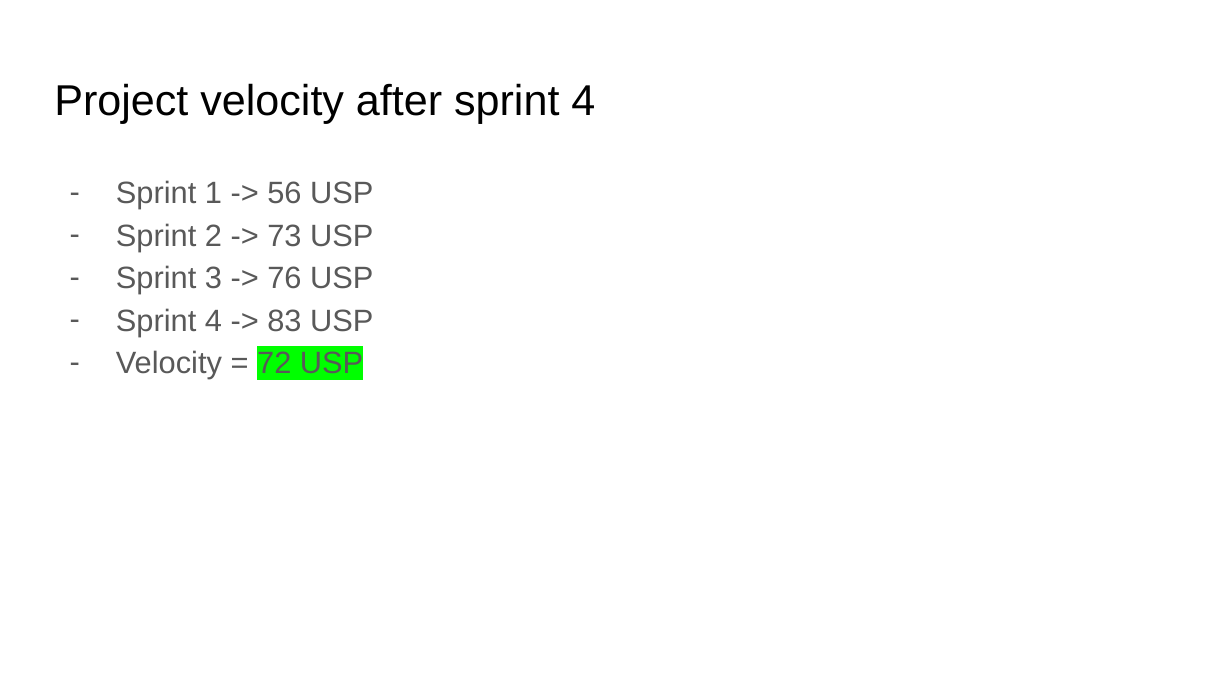
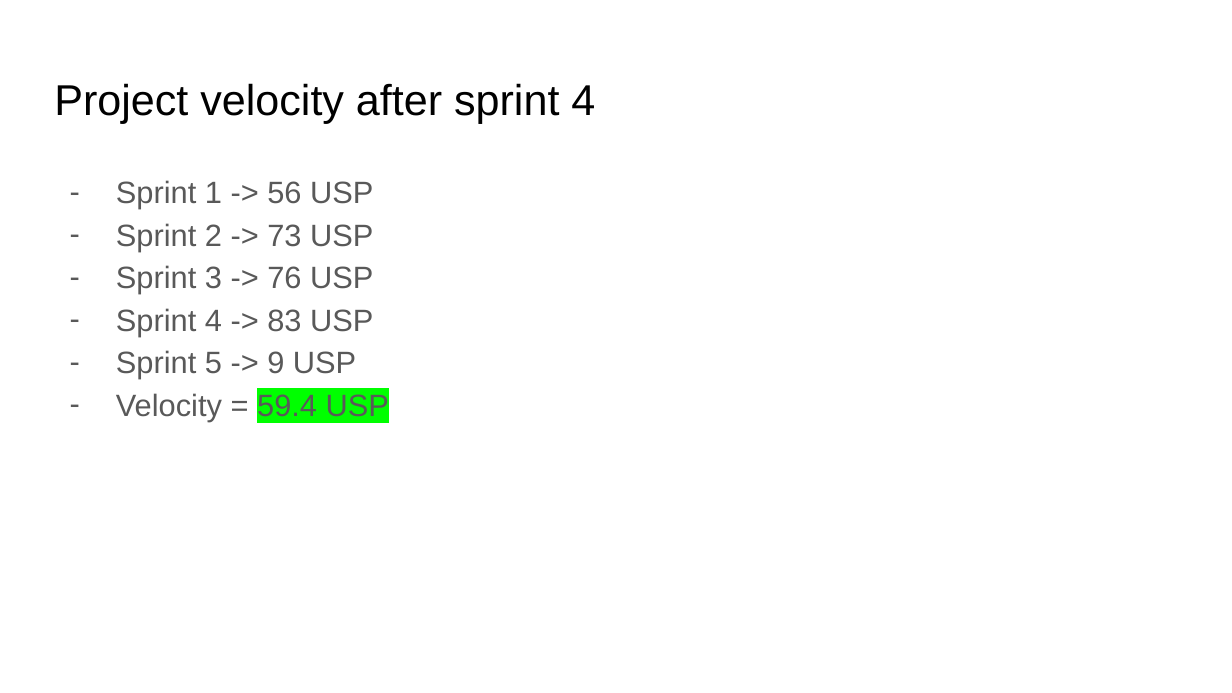
Before and after one commit to SOEN-390-Mini-Cap/CovidTracker, a slide deck: slide 13 of docs/Sprint 5 report/Sprint 5 presentation.pptx. Drawn at 1232x693 pixels with LibreOffice and Linux fonts; fonts in the diff are those of the drawing. Boxes give left, top, right and bottom in pixels: in the first picture for what was removed or moved away, otherwise in the second. Text is boxed around its words. In the diff, an @@ line names an element or a change of style, - is before the commit and + after.

Commit message:
COV-000: update sprint 5 ppt (#112)

```diff
--- a/docs/Sprint 5 report/Sprint 5 presentation.pptx
+++ b/docs/Sprint 5 report/Sprint 5 presentation.pptx
@@ text at [116, 350, 389, 421]: text changed @@
-– Velocity = 72 USP
+– Sprint 5 -> 9 USP
+– Velocity = 59.4 USP
```
Also in this commit, not shown: 11 other slides changed, 10 slides removed.
